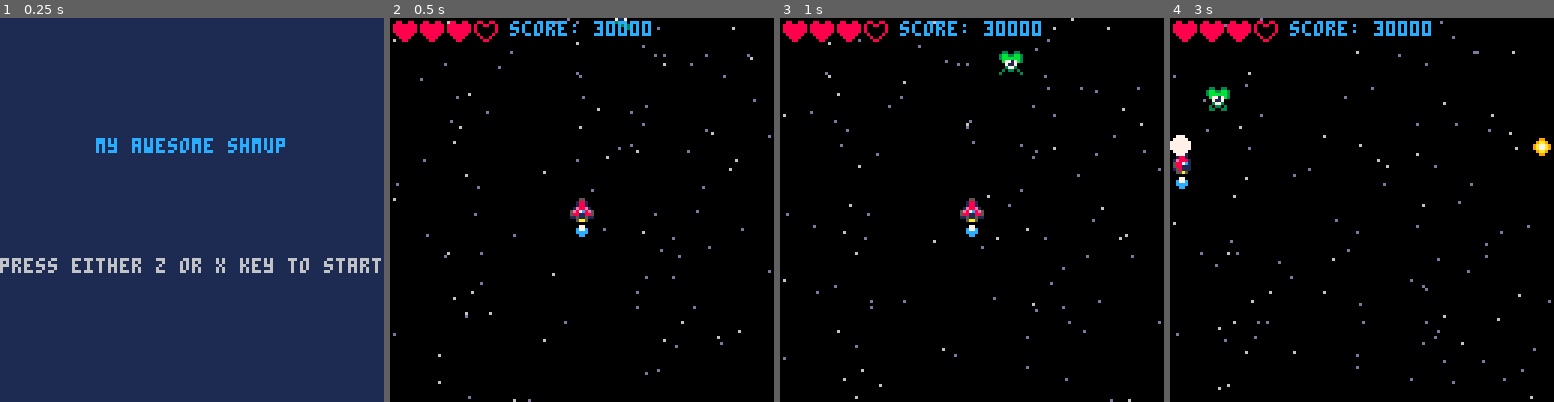
Above: before the commit, frames 1-4 (left to right).
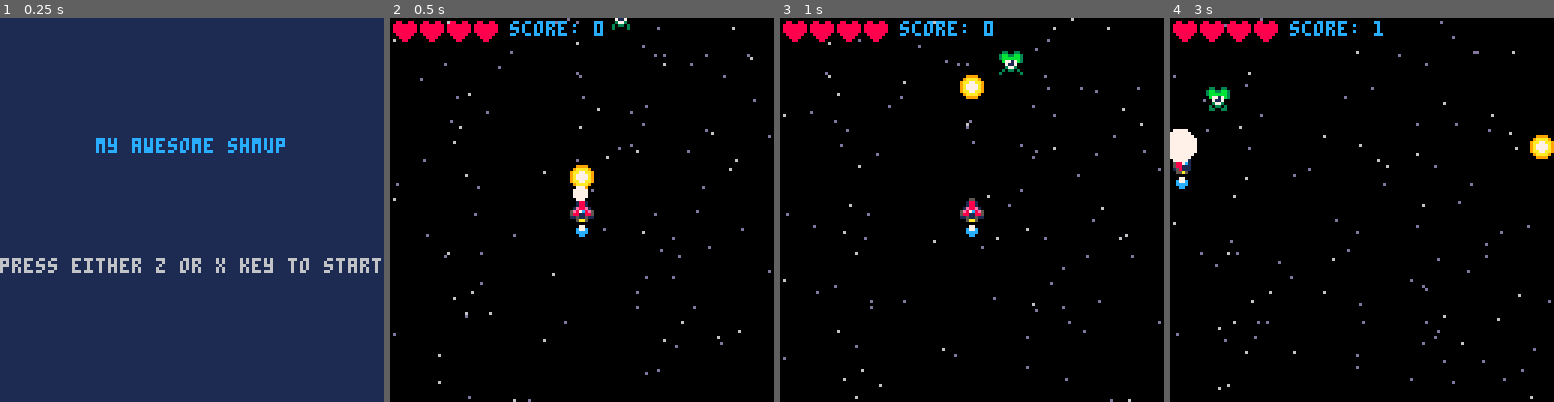
Above: after the commit, the same moments.

Repository: CRBroughton/pico-8-hero
Game: PICO-8 cartridge src/pico-8-hero.p8
The game is run twice, just before and just after one commit, with the same random seed, the same clock (stepped at 60 frames per second) and the same inputs.
Inputs:
- Up to frame 1 (0.25 s): no input
- Up to frame 2 (0.5 s): tap X (X key) at 0.33 s
- Up to frame 3 (1 s): tap O (Z key) at 0.7 s
- Up to frame 4 (3 s): tap X (X key) at 1.07, 1.85, 2.97 s; hold Right 1.6-2.1 s; tap O (Z key) every 0.4 s from 1.7 to 2.9 s; hold Up 2.15-2.42 s; hold Right from 2.47 s (still down)

Frame 1 is identical in both runs. In frame 2, 0.9% of the frame differs, in the area x 22-68%, y 0-48%; in frame 3, 0.8%; in frame 4, 1.0%, in the area x 0-100%, y 0-38%.

Commit message:
feat(player): :sparkles: bullets now stream

Diff:
--- a/src/main.lua
+++ b/src/main.lua
@@ -34,7 +34,7 @@
     mode = "game"
     time = 0
     ship = {
-        lives = 3,
+        lives = 4,
         invul = 0,
         max_lives = 4,
         x = 60,
@@ -46,12 +46,7 @@
         muzzle = 0
     }
 
-    bullet = {
-        x = -64,
-        y = -40,
-    }
-
-    score = 30000
+    score = 0
 
     stars = {}
 
@@ -64,6 +59,7 @@
         add(stars, newstar)
     end
 
+    bullettime = 0
     bullets = {}
 
     enemies = {}
--- a/src/pico-8-hero.p8
+++ b/src/pico-8-hero.p8
@@ -16,14 +16,14 @@
 007007000111885058811885058811100000000000000000000cc000000000000000000000000000000000000000000000000000008888000080080000000000
 00000000011185101151151101581110000000000000000000000000000000000000000000000000000000000000000000000000000880000008800000000000
 00000000005a5500005aa5000055a500000000000000000000000000000000000000000000000000000000000000000000000000000000000000000000000000
-00000000000000000000000000000000000000000330033003300330033003300330033000000000000000000000000000000000000000000000000000000000
-00099000000000000000000000000000000000003bb33bb33bb33bb33bb33bb33bb33bb300000000000000000000000000000000000000000000000000000000
-009aa900000000000000000000000000000000003bbbbbb33bbbbbb33bbbbbb33bbbbbb300000000000000000000000000000000000000000000000000000000
-09a77a90000000000000000000000000000000000b7717b30b7717b30b7717b30b7717b300000000000000000000000000000000000000000000000000000000
-09a77a90000000000000000000000000000000000071170000711700007117000071170000000000000000000000000000000000000000000000000000000000
-009aa900000000000000000000000000000000000037730000377300003773000037730000000000000000000000000000000000000000000000000000000000
-00099000000000000000000000000000000000000303303003033030030330300303303000000000000000000000000000000000000000000000000000000000
-00000000000000000000000000000000000000000300003030000003030000300330033000000000000000000000000000000000000000000000000000000000
+00999900000000000000000000000000000000000330033003300330033003300330033000000000000000000000000000000000000000000000000000000000
+09aaaa90000000000000000000000000000000003bb33bb33bb33bb33bb33bb33bb33bb300000000000000000000000000000000000000000000000000000000
+9aa77aa9000000000000000000000000000000003bbbbbb33bbbbbb33bbbbbb33bbbbbb300000000000000000000000000000000000000000000000000000000
+9a7777a9000000000000000000000000000000000b7717b30b7717b30b7717b30b7717b300000000000000000000000000000000000000000000000000000000
+9a7777a9000000000000000000000000000000000071170000711700007117000071170000000000000000000000000000000000000000000000000000000000
+9aa77aa9000000000000000000000000000000000037730000377300003773000037730000000000000000000000000000000000000000000000000000000000
+09aaaa90000000000000000000000000000000000303303003033030030330300303303000000000000000000000000000000000000000000000000000000000
+00999900000000000000000000000000000000000300003030000003030000300330033000000000000000000000000000000000000000000000000000000000
 
 
 
--- a/src/update.lua
+++ b/src/update.lua
@@ -22,18 +22,22 @@
          ship.vspeed = -2
     end
 
-    if btnp(5) then
-        local bullet = {
-            x = ship.x,
-            y = ship.y - 3,
-            sprite = 16,
-        }
+    if btn(5) then
+        if bullettime <= 0 then
+            local bullet = {
+                x = ship.x,
+                y = ship.y - 3,
+                sprite = 16,
+            }
 
-        add(bullets, bullet)
+            add(bullets, bullet)
 
-        sfx(0)
-        ship.muzzle = 4
+            sfx(0)
+            ship.muzzle = 6
+            bullettime = 3
+        end
     end
+    bullettime -= 1
 
     -- Animates the bullet
     for bullet in all(bullets) do
@@ -51,6 +55,7 @@
                 del (enemies, enemy)
                 del (bullets, bullet)
                 sfx(2)
+                score += 1
                 spawnenemy()
             end
         end
